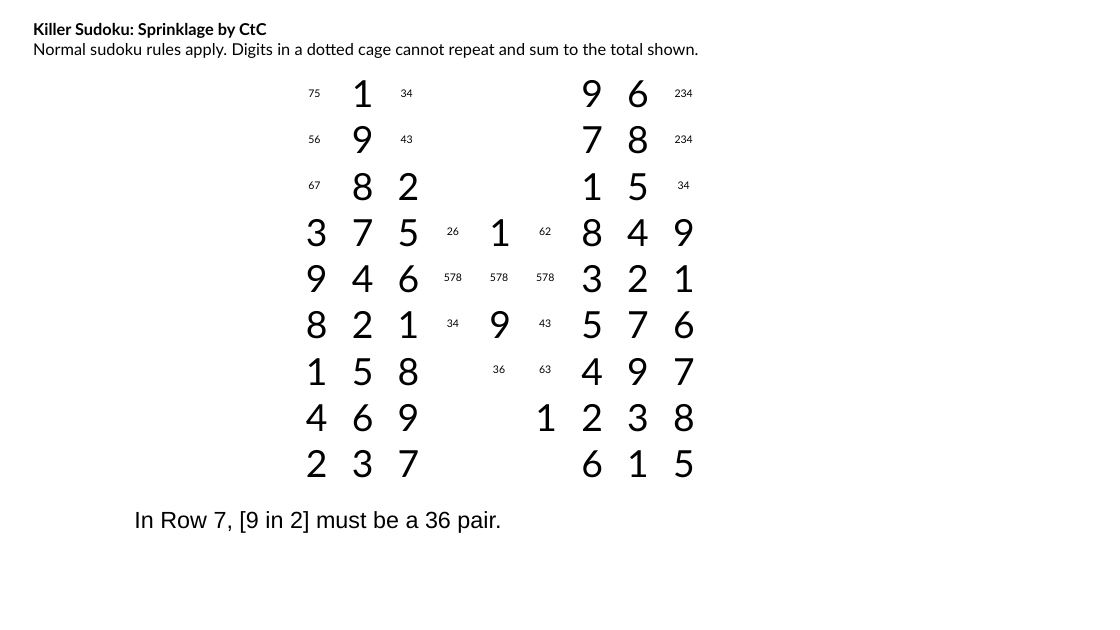
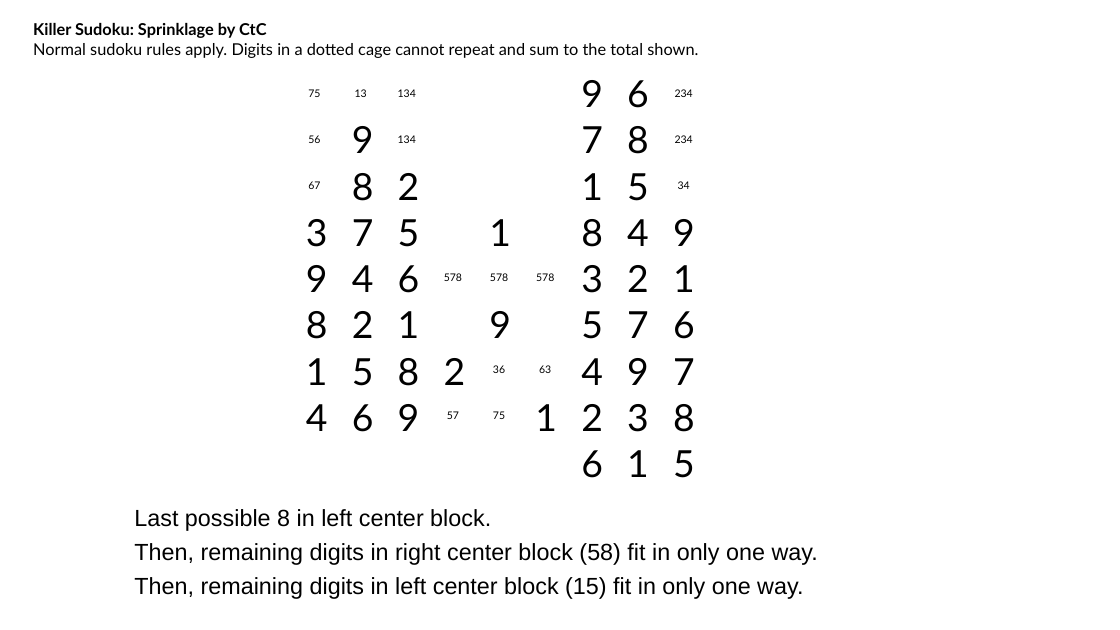
Before and after one commit to jhardis/WSJ_Number_Puzzles, a slide deck: slide 33 of 20261024_1.pptx (slide 40 before the commit). Drawn at 1120x630 pixels with LibreOffice and Linux fonts; fonts in the diff are those of the drawing; background and template pictures are left out. Boxes give left, top, right and bottom in pixels: in the first picture for what was removed or moved away, otherwise in the second. Text is boxed around its words. In the diff, an @@ line names an element or a change of style, - is before the commit and + after.

```diff
--- a/20261024_1.pptx
+++ b/20261024_1.pptx
@@ text removed at box(352, 80, 374, 107) @@
-1
@@ text added at box(355, 89, 367, 97), 9 pt, text #000000 @@
+13
@@ text at box(398, 89, 416, 97): text changed @@
-34
+134
@@ text at box(398, 135, 416, 143): text changed @@
-43
+134
@@ text removed at box(447, 227, 459, 235) @@
-26
@@ text removed at box(539, 227, 551, 235) @@
-62
@@ text removed at box(447, 319, 459, 327) @@
-34
@@ text removed at box(539, 319, 551, 327) @@
-43
@@ text "2": place and size @@
-text "2" at box(306, 450, 328, 477)
+text "2" at box(444, 358, 466, 385)
@@ text added at box(447, 411, 459, 419), 9 pt, text #000000 @@
+57
@@ text added at box(493, 411, 505, 419), 9 pt, text #000000 @@
+75
@@ text removed at box(352, 450, 374, 478) @@
-3
@@ text removed at box(398, 450, 420, 477) @@
-7
@@ text at box(134, 509, 818, 599): text changed @@
-In Row 7, [9 in 2] must be a 36 pair.
+Last possible 8 in left center block.
+Then, remaining digits in right center block (58) fit in only one way.
+Then, remaining digits in left center block (15) fit in only one way.
```
Also in this commit, not shown: 23 other slides changed, 7 slides removed.
